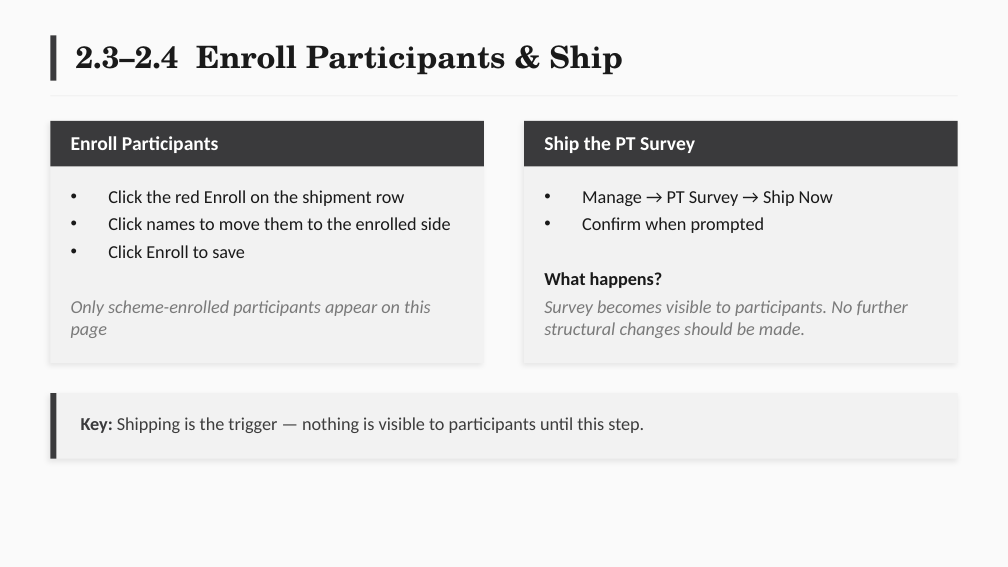
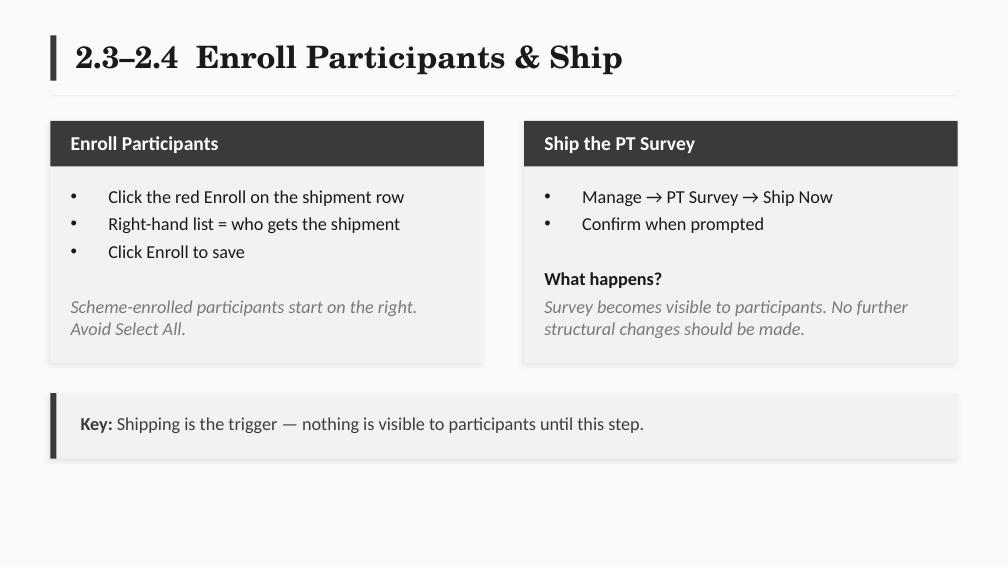
Before and after one commit to deforay/ept, a slide deck: slide 11 of docs/training/ePT-Training-Curriculum.pptx. Drawn at 1008x567 pixels with LibreOffice and Linux fonts; fonts in the diff are those of the drawing. Boxes give left, top, right and bottom in pixels: in the first picture for what was removed or moved away, otherwise in the second. Text is boxed around its words. In the diff, an @@ line names an element or a change of style, - is before the commit and + after.

Commit message:
Describe scheme enrollment as the default shipment selection, not a prerequisite, and warn against Select All on the Enroll page (#93)

```diff
--- a/docs/training/ePT-Training-Curriculum.pptx
+++ b/docs/training/ePT-Training-Curriculum.pptx
@@ text at [108, 217, 400, 233]: text changed @@
-• Click names to move them to the enrolled side
+• Right-hand list = who gets the shipment
@@ text at [71, 300, 418, 335]: text changed @@
-Only scheme-enrolled participants appear on this page
+Scheme-enrolled participants start on the right. Avoid Select All.
```
Also in this commit, not shown: 1 other slide changed, 9 other files.
